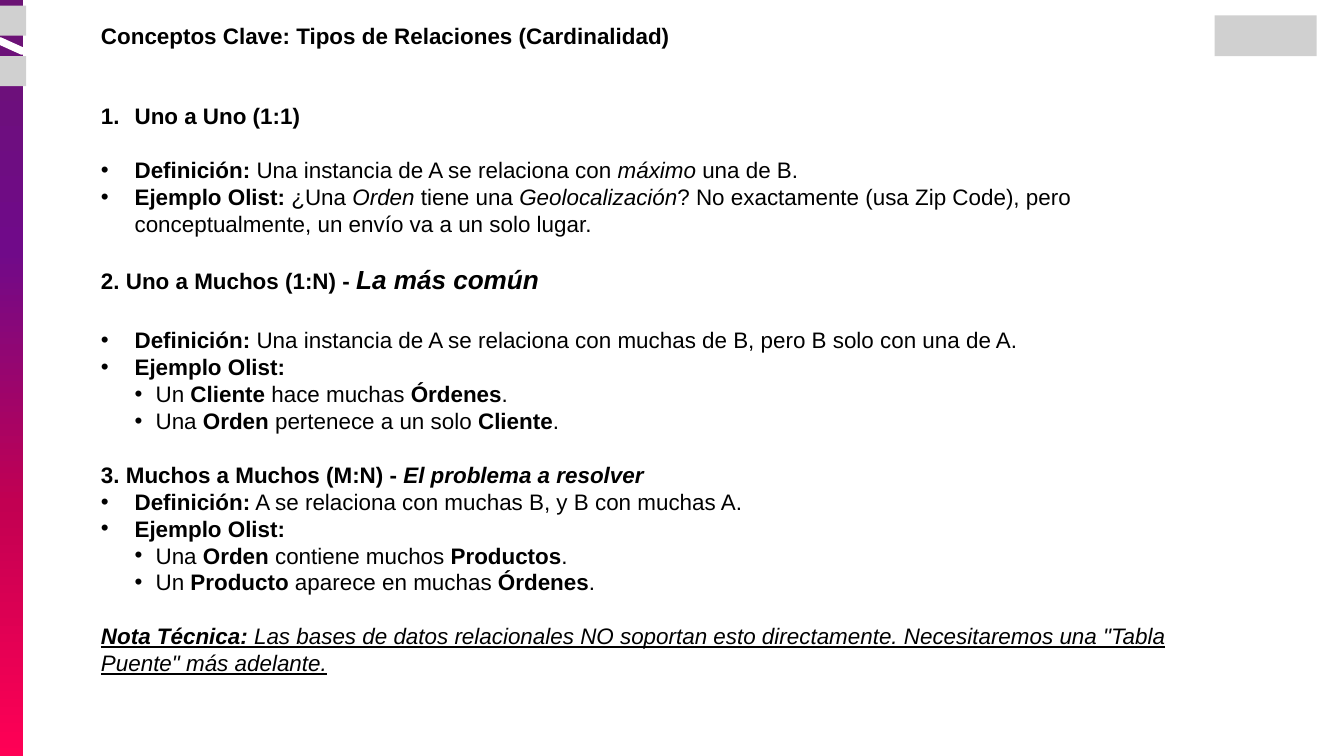
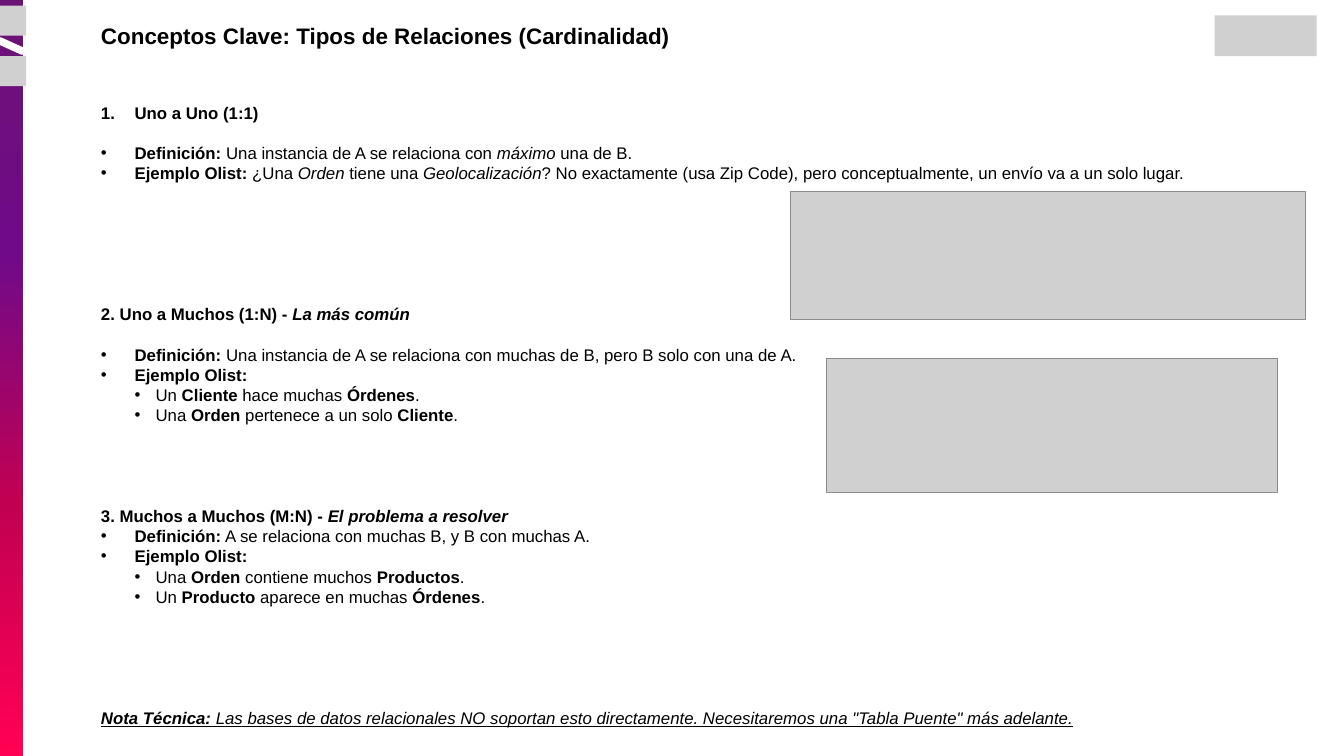
Before and after one commit to Armosque/curso-ingenieria-de-datos, a slide deck: slide 55 of modulo-02_bases_datos/01_BD Relacionales - Postgres/clases/03_Diseño Relacional.pptx (slide 53 before the commit). Drawn at 1344x756 pixels with LibreOffice and Linux fonts; fonts in the diff are those of the drawing; grey boxes stand for pictures. Boxes give left, top, right and bottom in pixels: in the first picture for what was removed or moved away, otherwise in the second. Text is boxed around its words. In the diff, an @@ line names an element or a change of style, - is before the commit and + after.

Commit message:
add Dw conceptual design init

```diff
--- a/modulo-02_bases_datos/01_BD Relacionales - Postgres/clases/03_Diseño Relacional.pptx
+++ b/modulo-02_bases_datos/01_BD Relacionales - Postgres/clases/03_Diseño Relacional.pptx
@@ text at (101, 106, 1184, 728): size 24 to 18 pt; size 28 to 18 pt in "La más común" @@
@@ picture added at (790, 192, 1306, 319) @@
@@ picture added at (827, 359, 1277, 493) @@
```
Also in this commit, not shown: 17 other slides changed, 1 slide added, 1 other file.
